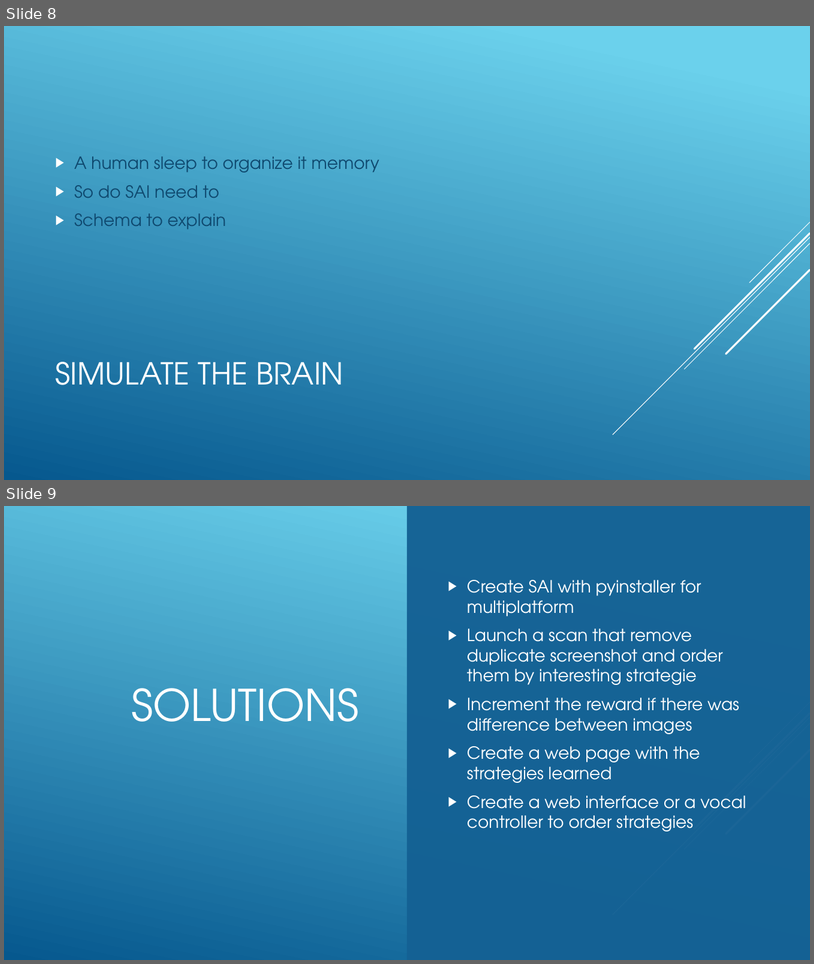
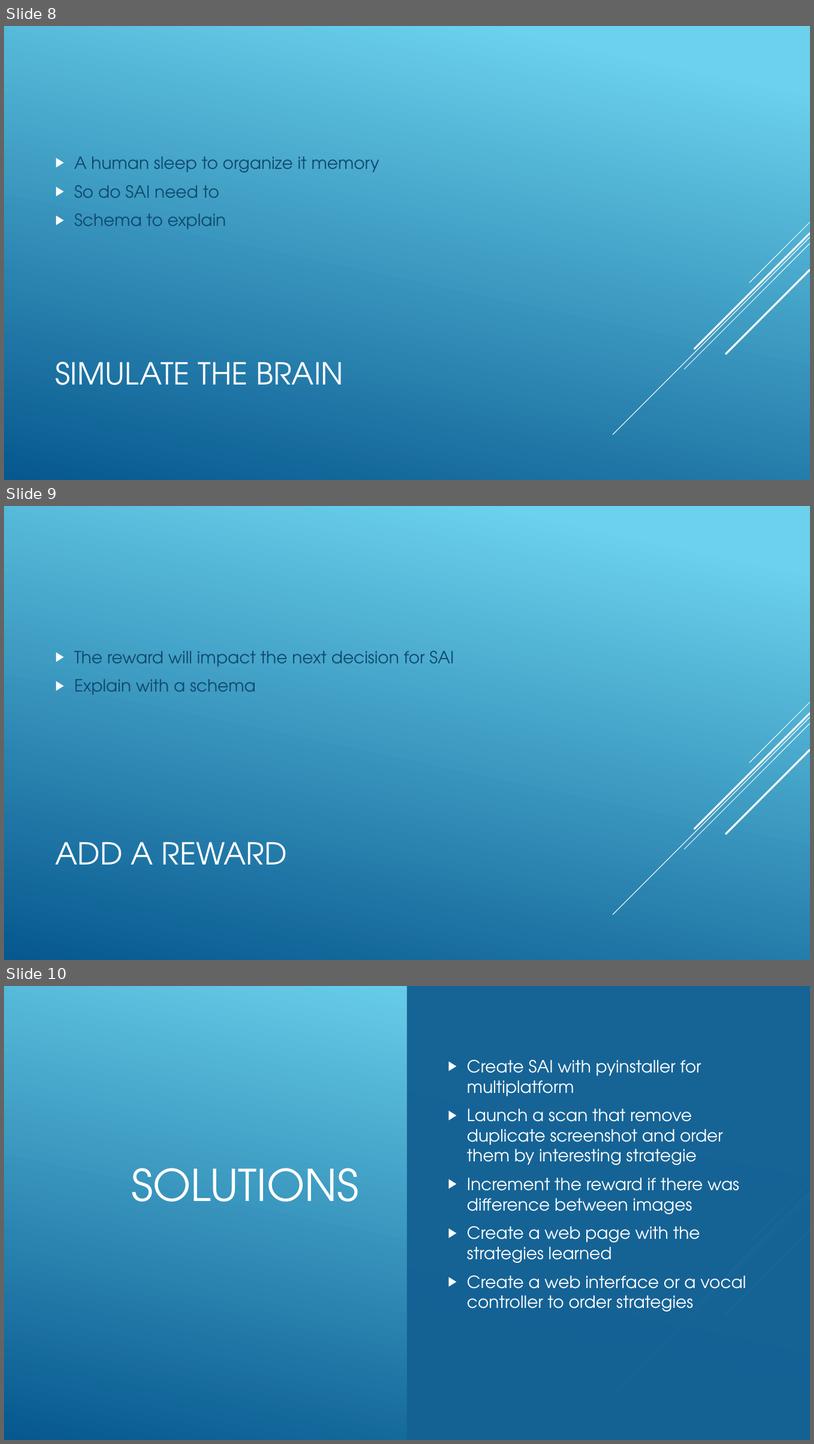
Before and after one commit to jnguyen1192/SIA, a slide deck: SAI_presentation.pptx. Shown one above the other, each under a label of ours: slides 8 and 9 before the commit, slides 8, 9 and 10 after it. The pictures are 814x964 and 814x1444 pixels, drawn with LibreOffice and Linux fonts; fonts in the diff are those of the drawing. Boxes give left, top, right and bottom in pixels: in the first picture for what was removed or moved away, otherwise in the second. Text is boxed around its words. In the diff, an @@ line names an element or a change of style, - is before the commit and + after.

Commit message:
#12 Issue add a reward added on slides

```diff
--- a/SAI_presentation.pptx
+++ b/SAI_presentation.pptx
@@ slide 9 added at [4, 506, 810, 960], background gradient #6ED2EB to #06588E; not listed: 5 template elements that a slide beside it also shows @@
@@ text added at [74, 651, 454, 694], 20 pt, text #0F496F @@
+▶ The reward will impact the next decision for SAI
+▶ Explain with a schema
@@ title added at [56, 841, 287, 864], 36 pt, text #FFFFFF @@
+ADD A REWARD
@@ what was slide 9 is now slide 10 @@
```
